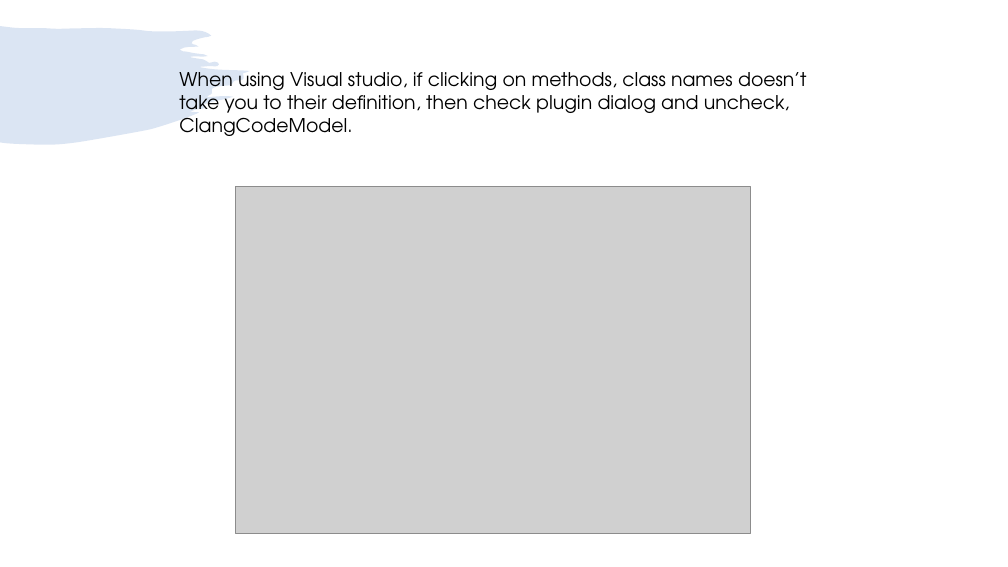
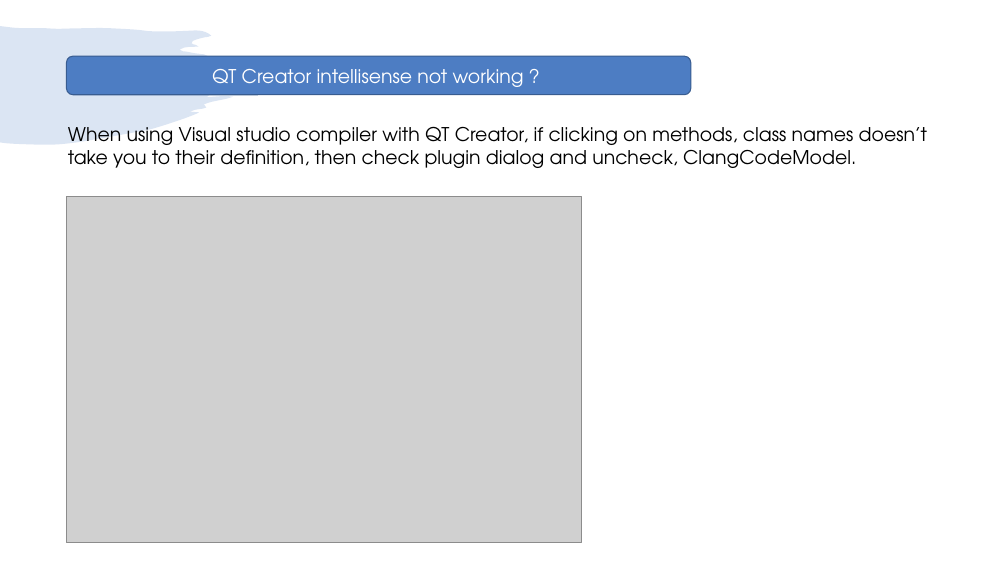
Before and after one commit to girishlande/QtProjects, a slide deck: slide 11 of learnings.pptx (slide 10 before the commit). Drawn at 1008x567 pixels with LibreOffice and Linux fonts; fonts in the diff are those of the drawing; grey boxes stand for pictures. Boxes give left, top, right and bottom in pixels: in the first picture for what was removed or moved away, otherwise in the second. Text is boxed around its words. In the diff, an @@ line names an element or a change of style, - is before the commit and + after.

```diff
--- a/learnings.pptx
+++ b/learnings.pptx
@@ rounded rectangle added at (x1=67, y1=56, x2=691, y2=95), fill #4D7DC3, outline #395C90 1 pt, 18 pt, text #FFFFFF @@
+QT Creator intellisense not working ?
@@ text at (x1=68, y1=126, x2=927, y2=168): text changed @@
-When using Visual studio, if clicking on methods, class names doesn’t take you to their definition, then check plugin dialog and uncheck, ClangCodeModel.
+When using Visual studio compiler with QT Creator, if clicking on methods, class names doesn’t take you to their definition, then check plugin dialog and uncheck, ClangCodeModel.
@@ picture moved from (x1=236, y1=187, x2=751, y2=533) to (x1=67, y1=197, x2=582, y2=543) @@
```
Also in this commit, not shown: 9 other slides changed, 16 slides added.
